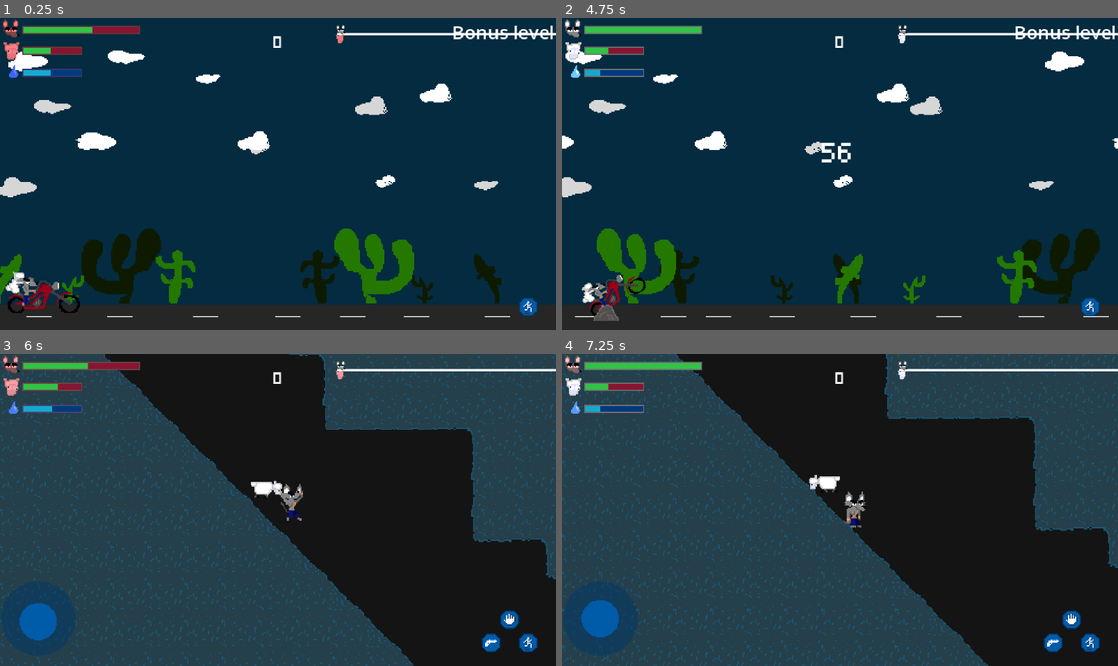
Above: before the commit, frames 1-4 (two rows, left to right).
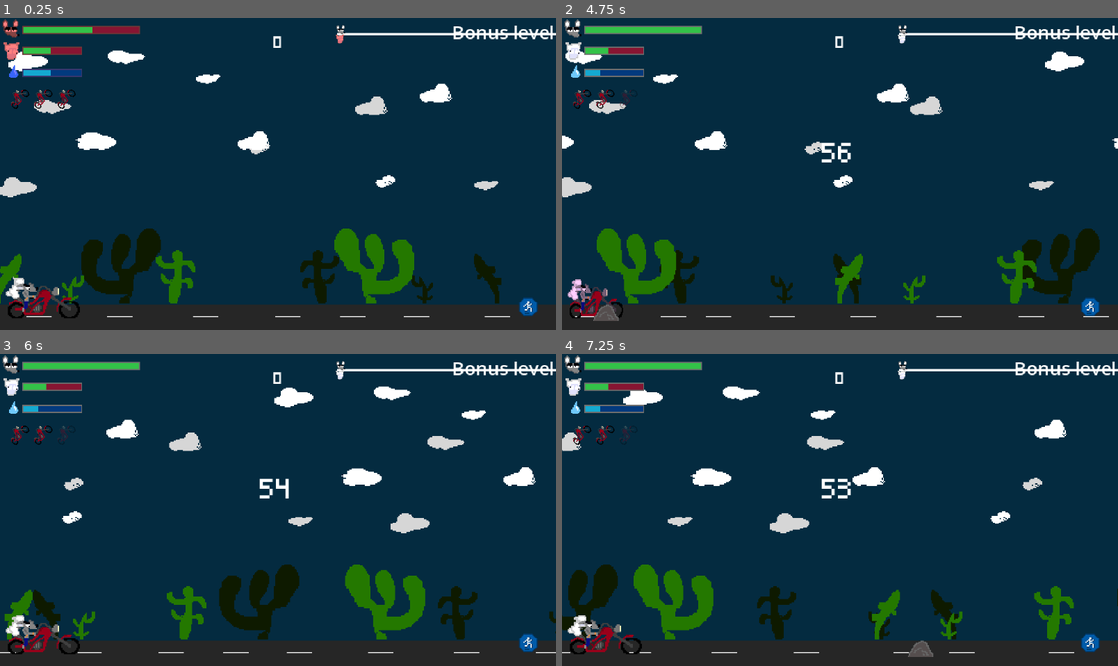
Above: after the commit, the same moments.

Repository: imikado/dupotSaveTheSheep
Game: Godot game, scene res://src/Levels/bonus_level_1.tscn
The game is run twice, just before and just after one commit, with the same random seed, the same clock (stepped at 60 frames per second) and the same inputs. This scene is started directly instead of the project's main scene.
Inputs (mouse positions are in pixels of both pictures, inside the frame that each line leads up to):
- Up to frame 1 (0.25 s): no input
- Up to frame 2 (4.75 s): tap Enter (ui_accept) at 0.5, 0.77, 3.77 s; move the mouse to (962, 158) at 0.52 s; hold Right (ui_right) 0.53-1.25 s; tap Tab (player_action) at 0.6, 2.1, 3.6 s; click (962, 158) at 0.67 s; drag from (728, 189) to (812, 236) at 1.27 s; move the mouse to (895, 105) at 2.02 s; hold Left (ui_left) 2.03-2.75 s; drag from (812, 236) to (673, 127) at 2.77 s; move the mouse to (1006, 220) at 3.52 s; hold Right (ui_right) 3.53-4.25 s; drag from (673, 127) to (717, 317) at 4.27 s
- Up to frame 3 (6 s): move the mouse to (305, 510) at 5.02 s; hold Right (ui_right) 5.03-5.75 s; tap Tab (player_action) at 5.1 s; click (305, 510) at 5.17 s; click (300, 631) at 5.75 s, where only the run before the commit has a clickable "Next level"
- Up to frame 4 (7.25 s): drag from (756, 432) to (851, 510) at 6.52 s

The runs differ from the first frame. In frame 1, 1.2% of the frame differs, in the area x 1-15%, y 22-97%; in frame 2, 1.0%; in frame 3, 96%, in the area x 0-100%, y 0-100%; in frame 4, 96%.

Commit message:
improve bonus level

Diff:
--- a/src/Actors/Players/PlayerOnMotorBike.gd
+++ b/src/Actors/Players/PlayerOnMotorBike.gd
@@ -6,42 +6,42 @@
 # Get the gravity from the project settings to be synced with RigidBody nodes.
 var gravity = ProjectSettings.get_setting("physics/2d/default_gravity")
 
-@onready var animationPlayer:=$AnimationPlayer
+@onready var animationPlayer := $AnimationPlayer
 
-enum STATE{RIDING,JUMP_START,JUMPING,JUMP_END,TAKE_WATER,OBSTACLE,TAKE_DESSERTS}
+enum STATE {RIDING, JUMP_START, JUMPING, JUMP_END, TAKE_WATER, OBSTACLE, TAKE_DESSERTS, HITED}
 
 
-var _state=STATE.RIDING
-var _animationList={
-	STATE.RIDING:'riding',
-	STATE.JUMP_START:'JumpStart',
-	STATE.JUMPING:'riding',
-	STATE.JUMP_END:'JumpEnd',
-	STATE.TAKE_WATER:'TakeWater',
-	STATE.OBSTACLE:'obstacle',
-	STATE.TAKE_DESSERTS:'TakeDesserts'
+var _state = STATE.RIDING
+var _animationList = {
+	STATE.RIDING: 'riding',
+	STATE.JUMP_START: 'JumpStart',
+	STATE.JUMPING: 'riding',
+	STATE.JUMP_END: 'JumpEnd',
+	STATE.TAKE_WATER: 'TakeWater',
+	STATE.OBSTACLE: 'obstacle',
+	STATE.TAKE_DESSERTS: 'TakeDesserts',
+	STATE.HITED: 'hited'
 }
 
-var jumping=false
-var startJumping=false
-var canJump=true
-var jumpX=100
-var deltaX=0
-var groundPositionY=0.0
-var isHitingObstacle=false
+var jumping = false
+var startJumping = false
+var canJump = true
+var jumpX = 100
+var deltaX = 0
+var groundPositionY = 0.0
+var isHitingObstacle = false
 
-var _pending_water=0
+var _pending_water = 0
 
 func _ready():
-
-	groundPositionY=position.y
+	groundPositionY = position.y
 	ride()
 
-func getAnimation(stateToCheck)->String:
+func getAnimation(stateToCheck) -> String:
 	return _animationList[stateToCheck]
 
 func processJump():
-	velocity.y=JUMP_VELOCITY
+	velocity.y = JUMP_VELOCITY
 	setState(STATE.JUMP_START)
 	#startJumping=true
 	#jumping=true
@@ -53,7 +53,7 @@
 	#ride()
 
 func isOnTheFloor():
-	return (velocity.y==0)
+	return (velocity.y == 0)
 
 func hitedObstacle():
 	setState(STATE.OBSTACLE)
@@ -68,51 +68,54 @@
 func take_desserts(life):
 	setState(STATE.TAKE_DESSERTS)
 
+func hited():
+	setState(STATE.HITED)
+
 func take_water(water_value):
-	_pending_water=water_value
+	_pending_water = water_value
 	setState(STATE.TAKE_WATER)
-	print('player get value'+str(water_value))
+	print('player get value' + str(water_value))
 
 func commit_water():
-	GlobalEvents.emit_signal("player_water_changed",_pending_water)
-	_pending_water=0
+	GlobalEvents.emit_signal("player_water_changed", _pending_water)
+	_pending_water = 0
 
 func commit_desserts():
 	print(GlobalPlayer.get_life())
 	GlobalPlayer.increase_life(10)
 	GlobalSheep.increase_life(10)
 	print(GlobalPlayer.get_life())
-	GlobalEvents.emit_signal("player_health_changed",GlobalPlayer.get_life())
-	GlobalEvents.emit_signal("sheep_health_changed",GlobalSheep.get_life())
+	GlobalEvents.emit_signal("player_health_changed", GlobalPlayer.get_life())
+	GlobalEvents.emit_signal("sheep_health_changed", GlobalSheep.get_life())
 
-func isState(stateToCheck)->bool:
+func isState(stateToCheck) -> bool:
 	if _state == stateToCheck:
 		return true
 	return false
 
 func setState(newState):
-	_state=newState
+	_state = newState
 	animationPlayer.play(_animationList[newState])
 
 func _process(delta):
 	# Add the gravity.
 	if not isOnTheFloor():
-		velocity.y += gravity * delta*0.8
+		velocity.y += gravity * delta * 0.8
 
-	var jumpSizeX=jumpX*delta
+	var jumpSizeX = jumpX * delta
 
 	if isState(STATE.JUMP_START):
-		position.x+=jumpSizeX
-		deltaX+=jumpSizeX
+		position.x += jumpSizeX
+		deltaX += jumpSizeX
 
-	if !isState(STATE.JUMP_START) and deltaX>0:
-		jumpSizeX=jumpSizeX/2
+	if !isState(STATE.JUMP_START) and deltaX > 0:
+		jumpSizeX = jumpSizeX / 2
 		if jumpSizeX > deltaX:
-			position.x-=deltaX
-			deltaX=0
+			position.x -= deltaX
+			deltaX = 0
 		else:
-			position.x-=jumpSizeX
-			deltaX-=jumpSizeX
+			position.x -= jumpSizeX
+			deltaX -= jumpSizeX
 
 	#print(velocity.y)
 	#print(position.y)
@@ -144,7 +147,6 @@
 	move_and_slide()
 
 
-
 func _on_animation_player_animation_finished(anim_name):
 	if anim_name == getAnimation(STATE.JUMP_START):
 		setState(STATE.JUMPING)
--- a/src/Actors/Players/PlayerOnMotorBike.tscn
+++ b/src/Actors/Players/PlayerOnMotorBike.tscn
@@ -252,10 +252,10 @@
 tracks/0/interp = 1
 tracks/0/loop_wrap = true
 tracks/0/keys = {
-"times": PackedFloat32Array(0, 0.6),
+"times": PackedFloat32Array(0, 0.866667),
 "transitions": PackedFloat32Array(1, 1),
 "update": 0,
-"values": [0.0, -2.67734]
+"values": [0.0, -2.98626]
 }
 tracks/1/type = "value"
 tracks/1/imported = false
@@ -264,10 +264,10 @@
 tracks/1/interp = 1
 tracks/1/loop_wrap = true
 tracks/1/keys = {
-"times": PackedFloat32Array(0, 0.5),
+"times": PackedFloat32Array(0, 0.766667),
 "transitions": PackedFloat32Array(1, 1),
 "update": 0,
-"values": [Vector2(1, 1), Vector2(0.4, 0.4)]
+"values": [Vector2(1, 1), Vector2(6, 6)]
 }
 tracks/2/type = "value"
 tracks/2/imported = false
@@ -371,19 +371,135 @@
 "values": [3]
 }
 
+[sub_resource type="Animation" id="Animation_ty4mx"]
+resource_name = "hited"
+tracks/0/type = "value"
+tracks/0/imported = false
+tracks/0/enabled = true
+tracks/0/path = NodePath(".:scale")
+tracks/0/interp = 1
+tracks/0/loop_wrap = true
+tracks/0/keys = {
+"times": PackedFloat32Array(0, 0.266667, 0.9),
+"transitions": PackedFloat32Array(1, 1, 1),
+"update": 0,
+"values": [Vector2(1, 1), Vector2(0.5, 1), Vector2(1, 1)]
+}
+tracks/1/type = "value"
+tracks/1/imported = false
+tracks/1/enabled = true
+tracks/1/path = NodePath("motorbike:texture")
+tracks/1/interp = 1
+tracks/1/loop_wrap = true
+tracks/1/keys = {
+"times": PackedFloat32Array(0),
+"transitions": PackedFloat32Array(1),
+"update": 1,
+"values": [ExtResource("1_i8ugu")]
+}
+tracks/2/type = "value"
+tracks/2/imported = false
+tracks/2/enabled = true
+tracks/2/path = NodePath("motorbike:hframes")
+tracks/2/interp = 1
+tracks/2/loop_wrap = true
+tracks/2/keys = {
+"times": PackedFloat32Array(0),
+"transitions": PackedFloat32Array(1),
+"update": 1,
+"values": [3]
+}
+tracks/3/type = "value"
+tracks/3/imported = false
+tracks/3/enabled = true
+tracks/3/path = NodePath("motorbike:frame")
+tracks/3/interp = 1
+tracks/3/loop_wrap = true
+tracks/3/keys = {
+"times": PackedFloat32Array(0),
+"transitions": PackedFloat32Array(1),
+"update": 1,
+"values": [2]
+}
+tracks/4/type = "value"
+tracks/4/imported = false
+tracks/4/enabled = true
+tracks/4/path = NodePath("motorbike:modulate")
+tracks/4/interp = 1
+tracks/4/loop_wrap = true
+tracks/4/keys = {
+"times": PackedFloat32Array(0, 0.3, 0.5, 0.6, 0.866667),
+"transitions": PackedFloat32Array(1, 1, 1, 1, 1),
+"update": 0,
+"values": [Color(1, 1, 1, 1), Color(1, 0.568627, 1, 1), Color(1, 1, 1, 1), Color(0.634624, 0.000328348, 0.642262, 1), Color(1, 1, 1, 1)]
+}
+tracks/5/type = "value"
+tracks/5/imported = false
+tracks/5/enabled = true
+tracks/5/path = NodePath("motorbike:position")
+tracks/5/interp = 1
+tracks/5/loop_wrap = true
+tracks/5/keys = {
+"times": PackedFloat32Array(0.0666667, 0.233333, 0.866667),
+"transitions": PackedFloat32Array(1, 1, 1),
+"update": 0,
+"values": [Vector2(-23, 25), Vector2(-50, 25), Vector2(-23, 25)]
+}
+
+[sub_resource type="Animation" id="Animation_u3o8n"]
+length = 0.001
+tracks/0/type = "value"
+tracks/0/imported = false
+tracks/0/enabled = true
+tracks/0/path = NodePath(".:scale")
+tracks/0/interp = 1
+tracks/0/loop_wrap = true
+tracks/0/keys = {
+"times": PackedFloat32Array(0),
+"transitions": PackedFloat32Array(1),
+"update": 0,
+"values": [Vector2(6, 6)]
+}
+tracks/1/type = "value"
+tracks/1/imported = false
+tracks/1/enabled = true
+tracks/1/path = NodePath("motorbike:modulate")
+tracks/1/interp = 1
+tracks/1/loop_wrap = true
+tracks/1/keys = {
+"times": PackedFloat32Array(0),
+"transitions": PackedFloat32Array(1),
+"update": 0,
+"values": [Color(1, 1, 1, 1)]
+}
+tracks/2/type = "value"
+tracks/2/imported = false
+tracks/2/enabled = true
+tracks/2/path = NodePath("motorbike:position")
+tracks/2/interp = 1
+tracks/2/loop_wrap = true
+tracks/2/keys = {
+"times": PackedFloat32Array(0),
+"transitions": PackedFloat32Array(1),
+"update": 0,
+"values": [Vector2(-23, 25)]
+}
+
 [sub_resource type="AnimationLibrary" id="AnimationLibrary_7016l"]
 _data = {
 &"JumpEnd": SubResource("Animation_j47tq"),
 &"JumpStart": SubResource("Animation_ydac7"),
+&"RESET": SubResource("Animation_u3o8n"),
 &"TakeDesserts": SubResource("Animation_cmxv4"),
 &"TakeWater": SubResource("Animation_wcomi"),
+&"hited": SubResource("Animation_ty4mx"),
 &"obstacle": SubResource("Animation_5ha3v"),
 &"riding": SubResource("Animation_x3elm")
 }
 
 [node name="CharacterBody2D" type="CharacterBody2D"]
 position = Vector2(-16, 16)
-rotation = -0.785398
+scale = Vector2(6, 6)
 script = ExtResource("1_u46h8")
 
 [node name="motorbike" type="Sprite2D" parent="."]
@@ -400,7 +516,7 @@
 
 [node name="AnimationPlayer" type="AnimationPlayer" parent="."]
 libraries = {
-"": SubResource("AnimationLibrary_7016l")
+&"": SubResource("AnimationLibrary_7016l")
 }
 
 [node name="Node2D" type="Node2D" parent="."]
--- a/src/Autoload/GlobalEvents.gd
+++ b/src/Autoload/GlobalEvents.gd
@@ -38,3 +38,6 @@
 signal end_level
 
 signal sheep_is_visible(value)
+
+signal motorbike_hit_obstacle
+signal bonus_animation_gameover
--- a/src/Levels/Shared/BonusObstacle.gd
+++ b/src/Levels/Shared/BonusObstacle.gd
@@ -12,8 +12,8 @@
 
 
 func _on_body_entered(body):
+	if body is PlayerOnMotorBike:
+		GlobalEvents.motorbike_hit_obstacle.emit()
 
-	if body is PlayerOnMotorBike:
-		body.hitedObstacle()
 
 	pass # Replace with function body.
--- a/src/Levels/bonus_level_1.gd
+++ b/src/Levels/bonus_level_1.gd
@@ -1,59 +1,65 @@
 extends Node
 
-@export var _camera:Camera2D
-@export var _player:CharacterBody2D
-@export var _ground:StaticBody2D
+@export var _camera: Camera2D
+@export var _player: CharacterBody2D
+@export var _ground: StaticBody2D
 
 const MAX_SPEED := 170.0
-const GROUND_WIDTH:=500.0
+const GROUND_WIDTH := 500.0
 
-var currentSpeed:=MAX_SPEED
+var currentSpeed := MAX_SPEED
 
-var screen_size:Vector2i
-var camera_start_x=0
+var screen_size: Vector2i
+var camera_start_x = 0
 
-@onready var _endBonusLayer:Control=$Camera2D/BonusControl
-@onready var _countDownTimer:Timer=$countDownTimer
-@onready var _timeLeftLabel:Label=$Camera2D/Control/timeLeftLabel
+@onready var _endBonusLayer: Control = $Camera2D/BonusControl
+@onready var _countDownTimer: Timer = $countDownTimer
+@onready var _timeLeftLabel: Label = $Camera2D/Control/timeLeftLabel
 
-@onready var hud=$HUD
+@onready var hud = $HUD
 
-@export var Obstacle:PackedScene
-@export var WaterBottle:PackedScene
-@export var Desserts:PackedScene
+@export var Obstacle: PackedScene
+@export var WaterBottle: PackedScene
+@export var Desserts: PackedScene
 
-@export var nextLevel:PackedScene
+@export var nextLevel: PackedScene
+
+@onready var hud_motorbike = $HUD/motorBikeLifes
 
 
-var _countDown=60
+var _countDown = 60
 
-const XBETWEEN_OBSTACLE=250
-var _xBetweenObstacle=50
+const XBETWEEN_OBSTACLE = 250
+var _xBetweenObstacle = 50
 
-const XBETWEEN_WATERBOTTLE=1240
-var _xBetweenWaterbottle=50
+const XBETWEEN_WATERBOTTLE = 1240
+var _xBetweenWaterbottle = 50
 
 
-var _switchWaterDesserts=0
+var _switchWaterDesserts = 0
 
-var _yStart=0
+var _yStart = 0
 
 # Called when the node enters the scene tree for the first time.
 func _ready():
-	_endBonusLayer.visible=false
-	screen_size=get_window().size
-	camera_start_x=_camera.position.x
+	_endBonusLayer.visible = false
+	screen_size = get_window().size
+	camera_start_x = _camera.position.x
 
-	_yStart=_player.position.y
+	_yStart = _player.position.y
 
-	GlobalEvents.connect("player_take_water_bottle",on_player_take_water_bottle)
+	GlobalEvents.connect("player_take_water_bottle", on_player_take_water_bottle)
 
-	GlobalEvents.connect("player_water_changed",on_player_water_changed)
+	GlobalEvents.connect("player_water_changed", on_player_water_changed)
 
-	GlobalEvents.connect("player_health_changed",on_player_health_changed)
-	GlobalEvents.connect("sheep_health_changed",on_sheep_health_changed)
+	GlobalEvents.connect("player_health_changed", on_player_health_changed)
+	GlobalEvents.connect("sheep_health_changed", on_sheep_health_changed)
 
-	GlobalEvents.connect("player_gameover",end)
+	GlobalEvents.connect("player_gameover", end)
+
+	GlobalEvents.bonus_animation_gameover.connect(on_gameover_animation)
+
+	GlobalEvents.motorbike_hit_obstacle.connect(motorbike_hit_obstacle)
 
 	hud.set_score(GlobalPlayer.get_score())
 	hud.set_water(GlobalPlayer.get_water())
@@ -81,22 +87,30 @@
 	GlobalPlayer.increase_score(10)
 	hud.set_score(GlobalPlayer.get_score())
 
+
+func on_gameover_animation():
+	_player.hitedObstacle()
+
+
+func motorbike_hit_obstacle():
+	_player.hited()
+	hud_motorbike.decrease_life()
+
 # Called every frame. 'delta' is the elapsed time since the previous frame.
 func _process(delta):
+	var speed = currentSpeed * delta
 
-	var speed=currentSpeed*delta
-
-	_player.position.x+=speed
-	_camera.position.x+=speed
+	_player.position.x += speed
+	_camera.position.x += speed
 
 	shouldSpawnObstacle()
 	shouldSpawnWaterBottleOrDesserts()
 
 
-	var distance_between_ground=_camera.position.x - camera_start_x - _ground.position.x
+	var distance_between_ground = _camera.position.x - camera_start_x - _ground.position.x
 
 	if distance_between_ground >= GROUND_WIDTH:
-		_ground.position.x+=GROUND_WIDTH
+		_ground.position.x += GROUND_WIDTH
 
 	#print(_camera.position.x)
 	#print(_ground.position.x)
@@ -106,42 +120,41 @@
 	pass
 
 func shouldSpawnObstacle():
-	_xBetweenObstacle-=1
+	_xBetweenObstacle -= 1
 
-	if _xBetweenObstacle<=0:
-		_xBetweenObstacle=XBETWEEN_OBSTACLE
+	if _xBetweenObstacle <= 0:
+		_xBetweenObstacle = XBETWEEN_OBSTACLE
 
-		var newObstacle=Obstacle.instantiate()
+		var newObstacle = Obstacle.instantiate()
 		add_child(newObstacle)
 
-		newObstacle.position.x=_player.position.x+XBETWEEN_OBSTACLE+GROUND_WIDTH
-		newObstacle.position.y=_yStart+34
+		newObstacle.position.x = _player.position.x + XBETWEEN_OBSTACLE + GROUND_WIDTH
+		newObstacle.position.y = _yStart + 34
 
-		currentSpeed+=20
+		currentSpeed += 20
 
 func shouldSpawnWaterBottleOrDesserts():
-	_xBetweenWaterbottle-=1
+	_xBetweenWaterbottle -= 1
 
-	if _xBetweenWaterbottle<=0:
-		_xBetweenWaterbottle=XBETWEEN_WATERBOTTLE
+	if _xBetweenWaterbottle <= 0:
+		_xBetweenWaterbottle = XBETWEEN_WATERBOTTLE
 
-		if _switchWaterDesserts==0:
-			var newWaterBottle=WaterBottle.instantiate()
+		if _switchWaterDesserts == 0:
+			var newWaterBottle = WaterBottle.instantiate()
 			add_child(newWaterBottle)
 
-			newWaterBottle.position.x=_player.position.x+XBETWEEN_WATERBOTTLE+GROUND_WIDTH
-			newWaterBottle.position.y=_yStart+30
+			newWaterBottle.position.x = _player.position.x + XBETWEEN_WATERBOTTLE + GROUND_WIDTH
+			newWaterBottle.position.y = _yStart + 30
 
-			_switchWaterDesserts=1
+			_switchWaterDesserts = 1
 		else:
-			var newDessert=Desserts.instantiate()
+			var newDessert = Desserts.instantiate()
 			add_child(newDessert)
 
-			newDessert.position.x=_player.position.x+XBETWEEN_WATERBOTTLE+GROUND_WIDTH
-			newDessert.position.y=_yStart+30
+			newDessert.position.x = _player.position.x + XBETWEEN_WATERBOTTLE + GROUND_WIDTH
+			newDessert.position.y = _yStart + 30
 
-			_switchWaterDesserts=0
-
+			_switchWaterDesserts = 0
 
 
 func _on_play_button_pressed():
@@ -152,15 +165,15 @@
 func end():
 	_countDownTimer.stop()
 	set_process(false)
-	_endBonusLayer.visible=true
+	_endBonusLayer.visible = true
 
 
 func _on_count_down_timer_timeout():
-	_countDown-=1
-	if _countDown<0:
+	_countDown -= 1
+	if _countDown < 0:
 		end()
 		return
 
-	_timeLeftLabel.text=str(_countDown)
+	_timeLeftLabel.text = str(_countDown)
 
 	pass # Replace with function body.
--- a/src/Levels/bonus_level_1.tscn
+++ b/src/Levels/bonus_level_1.tscn
@@ -11,6 +11,7 @@
 [ext_resource type="Theme" uid="uid://bcvv75vn0mwh1" path="res://src/UI/Theme.tres" id="5_c3lah"]
 [ext_resource type="PackedScene" uid="uid://yob4um0n673p" path="res://src/UI/Controls/LabelButton.tscn" id="5_x24ru"]
 [ext_resource type="PackedScene" uid="uid://g6loon2js4i6" path="res://src/UI/hud.tscn" id="8_ke4nq"]
+[ext_resource type="PackedScene" uid="uid://1abyt4tsap5d" path="res://src/UI/hud_bonus.tscn" id="11_i8lm0"]
 [ext_resource type="PackedScene" uid="uid://c1mvj56pgyil6" path="res://src/Shared/Controls.tscn" id="11_qxesv"]
 
 [node name="BonusLevel1" type="Node" node_paths=PackedStringArray("_camera", "_player", "_ground")]
@@ -91,6 +92,12 @@
 
 [node name="HUD" parent="." instance=ExtResource("8_ke4nq")]
 
+[node name="motorBikeLifes" parent="HUD" instance=ExtResource("11_i8lm0")]
+offset_left = -1.0
+offset_top = 46.0
+offset_right = 39.0
+offset_bottom = 86.0
+
 [node name="Controls" parent="." instance=ExtResource("11_qxesv")]
 joystick = false
 attackButton = false
--- /dev/null
+++ b/src/UI/hud_bonus.gd
@@ -0,0 +1,27 @@
+extends Control
+
+@onready var lifeSprite = $Sprite2D
+
+@onready var lifesNode = $lifes
+var life_icons: Array[Sprite2D] = []
+
+var lifes: int = 3
+
+func _ready() -> void:
+	lifeSprite.visible = false
+	for i in range(lifes):
+		var newLife := lifeSprite.duplicate()
+
+		lifesNode.add_child(newLife)
+		life_icons.append(newLife)
+
+		newLife.position.x += (i * 20)
+		newLife.visible = true
+
+func decrease_life():
+	if lifes > 0:
+		lifes -= 1
+		life_icons[lifes].modulate.a = 0.3
+
+	if lifes == 0:
+		GlobalEvents.bonus_animation_gameover.emit();
--- /dev/null
+++ b/src/UI/hud_bonus.tscn
@@ -0,0 +1,21 @@
+[gd_scene load_steps=3 format=3 uid="uid://1abyt4tsap5d"]
+
+[ext_resource type="Script" uid="uid://diumdvr3dcywi" path="res://src/UI/hud_bonus.gd" id="1_vx4ed"]
+[ext_resource type="Texture2D" uid="uid://ujla1yog2dyi" path="res://src/Actors/Vehicles/motobike-alone.png" id="1_x6i0w"]
+
+[node name="motorBikeLifes" type="Control"]
+layout_mode = 3
+anchors_preset = 0
+offset_right = 40.0
+offset_bottom = 40.0
+script = ExtResource("1_vx4ed")
+
+[node name="Sprite2D" type="Sprite2D" parent="."]
+position = Vector2(15.247, 21.4712)
+rotation = -0.834169
+scale = Vector2(0.306429, 0.409759)
+texture = ExtResource("1_x6i0w")
+region_enabled = true
+region_rect = Rect2(0, 28, 65, 37)
+
+[node name="lifes" type="Node2D" parent="."]
Not shown: 1 places in src/Actors/Players/PlayerOnMotorBike.tscn that only renumber resources
Not shown: 1 places in src/Levels/bonus_level_1.tscn that only renumber resources
Not shown, added: src/UI/hud_bonus.gd.uid
